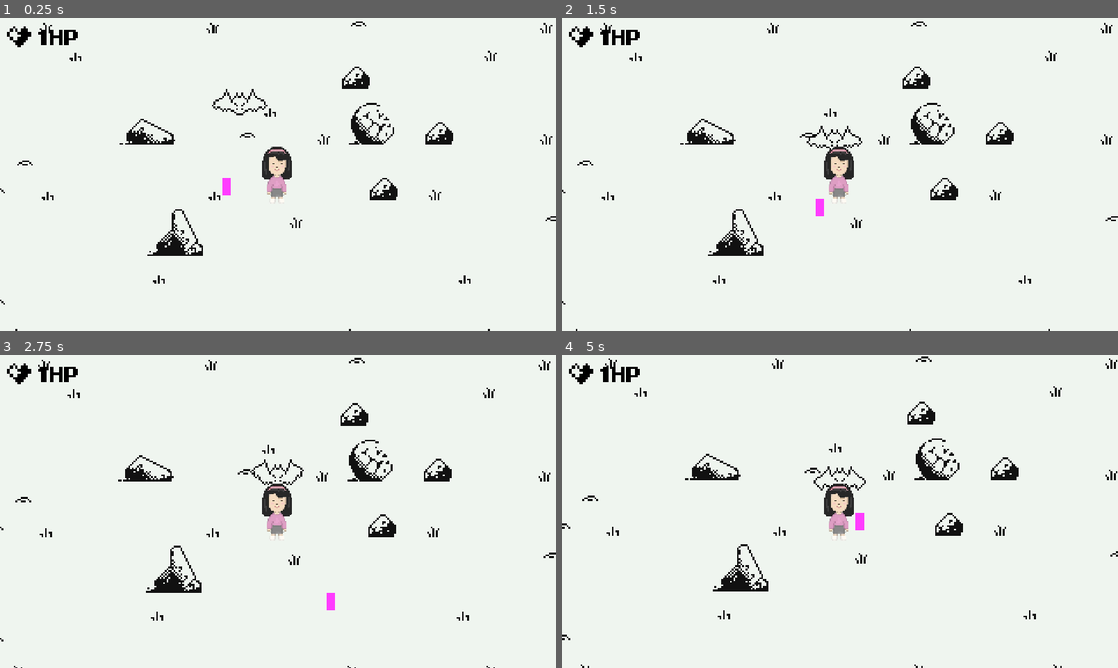
Above: before the commit, frames 1-4 (two rows, left to right).
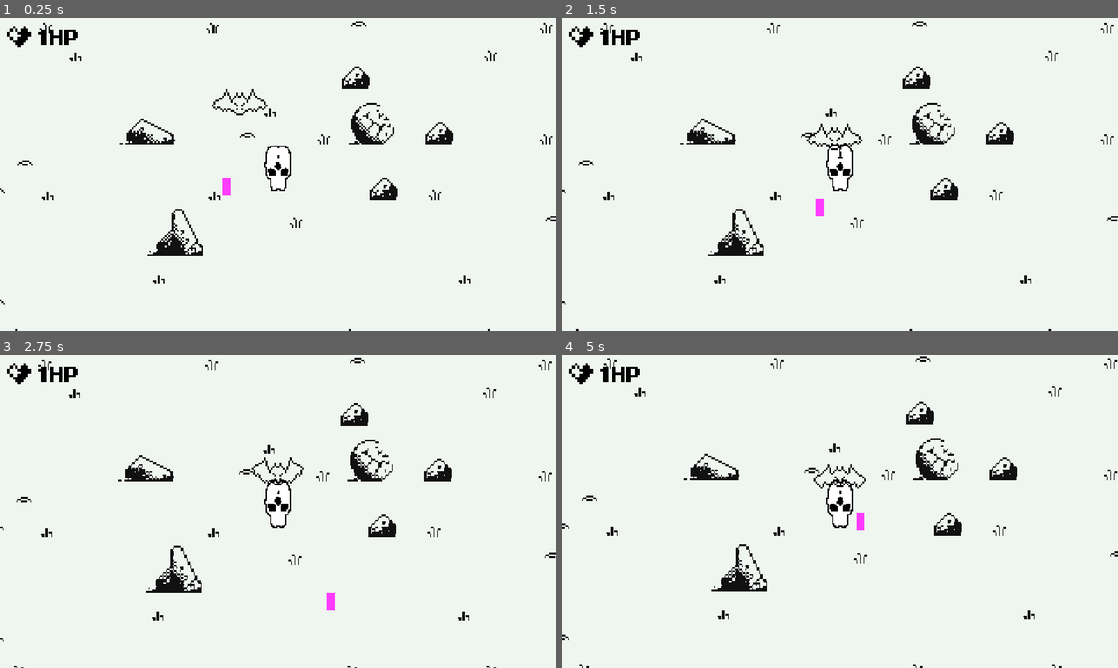
Above: after the commit, the same moments.

Repository: barssbekk/motherBaby
Game: Godot game, scene res://game.tscn
Same seed, same stepped clock (60 frames per second), same inputs: the game is played once before the commit and once after it.
Inputs:
- Up to frame 1 (0.25 s): no input
- Up to frame 2 (1.5 s): hold Right (arrow_right) 0.53-1.28 s; hold Down (arrow_down) from 1.28 s (still down)
- Up to frame 3 (2.75 s): release Down (arrow_down) at 2.03 s; hold Right (arrow_right) from 2.03 s (still down)
- Up to frame 4 (5 s): release Right (arrow_right) at 2.78 s; hold Up (arrow_up) 2.78-3.53 s; hold Left (arrow_left) from 3.53 s (still down)

The runs differ from the first frame. In frame 1, 0.7% of the frame differs, in the area x 47-53%, y 40-60%; in frame 2, 1.6%; in frame 3, 1.6%; in frame 4, 1.7%, in the area x 0-100%, y 0-100%.

Commit message:
animationUpdated
+animations for main character
+animation for bat

Diff:
--- a/game.tscn
+++ b/game.tscn
@@ -287,4 +287,5 @@
 [node name="UI" parent="." instance=ExtResource("4_vymbv")]
 
 [node name="Mob" parent="." instance=ExtResource("5_6v7r2")]
+z_index = 5
 position = Vector2(32, -100)
--- a/scenes/mob.tscn
+++ b/scenes/mob.tscn
@@ -10,6 +10,7 @@
 script = ExtResource("1_rurde")
 
 [node name="bat" parent="." instance=ExtResource("2_vlt1j")]
+z_index = 5
 
 [node name="CollisionShape2D" type="CollisionShape2D" parent="."]
 position = Vector2(0, -3)
--- a/scenes/player.tscn
+++ b/scenes/player.tscn
@@ -1,29 +1,263 @@
-[gd_scene load_steps=5 format=3 uid="uid://cpijbgtfhbkqm"]
-
-[ext_resource type="Texture2D" uid="uid://bocyrjso758nl" path="res://prototypeSprites/cute_pink_pixel_art_character-removebg-preview.png" id="1_cqi0y"]
+[gd_scene load_steps=38 format=3 uid="uid://cpijbgtfhbkqm"]
+
 [ext_resource type="Script" path="res://scripts/playerMovement.gd" id="1_oy3nk"]
+[ext_resource type="Texture2D" uid="uid://bq4g6h8yh20qp" path="res://assets/sprites/MotherIdleAnims.png" id="2_vcn84"]
+[ext_resource type="Texture2D" uid="uid://d4ea5agow1vd0" path="res://assets/sprites/MotherRunAnims.png" id="3_26h0w"]
+
+[sub_resource type="AtlasTexture" id="AtlasTexture_al74m"]
+atlas = ExtResource("2_vcn84")
+region = Rect2(0, 0, 64, 64)
+
+[sub_resource type="AtlasTexture" id="AtlasTexture_mk3mx"]
+atlas = ExtResource("2_vcn84")
+region = Rect2(64, 0, 64, 64)
+
+[sub_resource type="AtlasTexture" id="AtlasTexture_e4kdl"]
+atlas = ExtResource("2_vcn84")
+region = Rect2(128, 0, 64, 64)
+
+[sub_resource type="AtlasTexture" id="AtlasTexture_d6qcm"]
+atlas = ExtResource("2_vcn84")
+region = Rect2(192, 0, 64, 64)
+
+[sub_resource type="AtlasTexture" id="AtlasTexture_ox8ch"]
+atlas = ExtResource("2_vcn84")
+region = Rect2(256, 0, 64, 64)
+
+[sub_resource type="AtlasTexture" id="AtlasTexture_202ox"]
+atlas = ExtResource("2_vcn84")
+region = Rect2(320, 0, 64, 64)
+
+[sub_resource type="AtlasTexture" id="AtlasTexture_fhxmt"]
+atlas = ExtResource("2_vcn84")
+region = Rect2(384, 0, 64, 64)
+
+[sub_resource type="AtlasTexture" id="AtlasTexture_vt4kh"]
+atlas = ExtResource("2_vcn84")
+region = Rect2(448, 0, 64, 64)
+
+[sub_resource type="AtlasTexture" id="AtlasTexture_qbtls"]
+atlas = ExtResource("2_vcn84")
+region = Rect2(512, 0, 64, 64)
+
+[sub_resource type="AtlasTexture" id="AtlasTexture_3dj86"]
+atlas = ExtResource("2_vcn84")
+region = Rect2(576, 0, 64, 64)
+
+[sub_resource type="AtlasTexture" id="AtlasTexture_u0jno"]
+atlas = ExtResource("2_vcn84")
+region = Rect2(640, 0, 64, 64)
+
+[sub_resource type="AtlasTexture" id="AtlasTexture_cc1cl"]
+atlas = ExtResource("2_vcn84")
+region = Rect2(704, 0, 64, 64)
+
+[sub_resource type="AtlasTexture" id="AtlasTexture_se0cp"]
+atlas = ExtResource("2_vcn84")
+region = Rect2(768, 0, 64, 64)
+
+[sub_resource type="AtlasTexture" id="AtlasTexture_ovh3g"]
+atlas = ExtResource("2_vcn84")
+region = Rect2(832, 0, 64, 64)
+
+[sub_resource type="AtlasTexture" id="AtlasTexture_bkb0u"]
+atlas = ExtResource("2_vcn84")
+region = Rect2(896, 0, 64, 64)
+
+[sub_resource type="AtlasTexture" id="AtlasTexture_lusy2"]
+atlas = ExtResource("2_vcn84")
+region = Rect2(960, 0, 64, 64)
+
+[sub_resource type="AtlasTexture" id="AtlasTexture_i28wb"]
+atlas = ExtResource("2_vcn84")
+region = Rect2(1024, 0, 64, 64)
+
+[sub_resource type="AtlasTexture" id="AtlasTexture_aigyt"]
+atlas = ExtResource("2_vcn84")
+region = Rect2(1088, 0, 64, 64)
+
+[sub_resource type="AtlasTexture" id="AtlasTexture_2js5c"]
+atlas = ExtResource("2_vcn84")
+region = Rect2(1152, 0, 64, 64)
+
+[sub_resource type="AtlasTexture" id="AtlasTexture_drk16"]
+atlas = ExtResource("2_vcn84")
+region = Rect2(1216, 0, 64, 64)
+
+[sub_resource type="AtlasTexture" id="AtlasTexture_2u1nf"]
+atlas = ExtResource("3_26h0w")
+region = Rect2(0, 0, 64, 64)
+
+[sub_resource type="AtlasTexture" id="AtlasTexture_36inj"]
+atlas = ExtResource("3_26h0w")
+region = Rect2(64, 0, 64, 64)
+
+[sub_resource type="AtlasTexture" id="AtlasTexture_idkgk"]
+atlas = ExtResource("3_26h0w")
+region = Rect2(128, 0, 64, 64)
+
+[sub_resource type="AtlasTexture" id="AtlasTexture_5no8g"]
+atlas = ExtResource("3_26h0w")
+region = Rect2(192, 0, 64, 64)
+
+[sub_resource type="AtlasTexture" id="AtlasTexture_nhry3"]
+atlas = ExtResource("3_26h0w")
+region = Rect2(256, 0, 64, 64)
+
+[sub_resource type="AtlasTexture" id="AtlasTexture_tkhwh"]
+atlas = ExtResource("3_26h0w")
+region = Rect2(320, 0, 64, 64)
+
+[sub_resource type="AtlasTexture" id="AtlasTexture_mgii2"]
+atlas = ExtResource("3_26h0w")
+region = Rect2(384, 0, 64, 64)
+
+[sub_resource type="AtlasTexture" id="AtlasTexture_v7fb4"]
+atlas = ExtResource("3_26h0w")
+region = Rect2(448, 0, 64, 64)
+
+[sub_resource type="AtlasTexture" id="AtlasTexture_e2b7y"]
+atlas = ExtResource("3_26h0w")
+region = Rect2(512, 0, 64, 64)
+
+[sub_resource type="AtlasTexture" id="AtlasTexture_cpoy4"]
+atlas = ExtResource("3_26h0w")
+region = Rect2(576, 0, 64, 64)
+
+[sub_resource type="AtlasTexture" id="AtlasTexture_06a5j"]
+atlas = ExtResource("3_26h0w")
+region = Rect2(640, 0, 64, 64)
+
+[sub_resource type="AtlasTexture" id="AtlasTexture_iu4lf"]
+atlas = ExtResource("3_26h0w")
+region = Rect2(704, 0, 64, 64)
 
 [sub_resource type="SpriteFrames" id="SpriteFrames_gklh0"]
+animations = [{
+"frames": [{
+"duration": 1.0,
+"texture": SubResource("AtlasTexture_al74m")
+}, {
+"duration": 1.0,
+"texture": SubResource("AtlasTexture_mk3mx")
+}, {
+"duration": 1.0,
+"texture": SubResource("AtlasTexture_e4kdl")
+}, {
+"duration": 1.0,
+"texture": SubResource("AtlasTexture_d6qcm")
+}, {
+"duration": 1.0,
+"texture": SubResource("AtlasTexture_ox8ch")
+}, {
+"duration": 1.0,
+"texture": SubResource("AtlasTexture_202ox")
+}, {
+"duration": 1.0,
+"texture": SubResource("AtlasTexture_fhxmt")
+}, {
+"duration": 1.0,
+"texture": SubResource("AtlasTexture_vt4kh")
+}, {
+"duration": 1.0,
+"texture": SubResource("AtlasTexture_qbtls")
+}, {
+"duration": 1.0,
+"texture": SubResource("AtlasTexture_3dj86")
+}, {
+"duration": 1.0,
+"texture": SubResource("AtlasTexture_u0jno")
+}, {
+"duration": 1.0,
+"texture": SubResource("AtlasTexture_cc1cl")
+}, {
+"duration": 1.0,
+"texture": SubResource("AtlasTexture_se0cp")
+}, {
+"duration": 1.0,
+"texture": SubResource("AtlasTexture_ovh3g")
+}, {
+"duration": 1.0,
+"texture": SubResource("AtlasTexture_bkb0u")
+}, {
+"duration": 1.0,
+"texture": SubResource("AtlasTexture_lusy2")
+}, {
+"duration": 1.0,
+"texture": SubResource("AtlasTexture_i28wb")
+}, {
+"duration": 1.0,
+"texture": SubResource("AtlasTexture_aigyt")
+}, {
+"duration": 1.0,
+"texture": SubResource("AtlasTexture_2js5c")
+}, {
+"duration": 1.0,
+"texture": SubResource("AtlasTexture_drk16")
+}],
+"loop": true,
+"name": &"idle",
+"speed": 10.0
+}, {
+"frames": [{
+"duration": 1.0,
+"texture": SubResource("AtlasTexture_2u1nf")
+}, {
+"duration": 1.0,
+"texture": SubResource("AtlasTexture_36inj")
+}, {
+"duration": 1.0,
+"texture": SubResource("AtlasTexture_idkgk")
+}, {
+"duration": 1.0,
+"texture": SubResource("AtlasTexture_5no8g")
+}, {
+"duration": 1.0,
+"texture": SubResource("AtlasTexture_nhry3")
+}, {
+"duration": 1.0,
+"texture": SubResource("AtlasTexture_tkhwh")
+}, {
+"duration": 1.0,
+"texture": SubResource("AtlasTexture_mgii2")
+}, {
+"duration": 1.0,
+"texture": SubResource("AtlasTexture_v7fb4")
+}, {
+"duration": 1.0,
+"texture": SubResource("AtlasTexture_e2b7y")
+}, {
+"duration": 1.0,
+"texture": SubResource("AtlasTexture_cpoy4")
+}, {
+"duration": 1.0,
+"texture": SubResource("AtlasTexture_06a5j")
+}, {
+"duration": 1.0,
+"texture": SubResource("AtlasTexture_iu4lf")
+}],
+"loop": true,
+"name": &"run",
+"speed": 25.0
+}]
 
 [sub_resource type="CapsuleShape2D" id="CapsuleShape2D_8br6c"]
 radius = 9.0
-height = 32.0
+height = 26.0
 
 [node name="Player" type="CharacterBody2D"]
+z_index = 4
 motion_mode = 1
 script = ExtResource("1_oy3nk")
 
 [node name="AnimatedSprite2D" type="AnimatedSprite2D" parent="."]
-position = Vector2(-1, 2)
+z_index = 5
+position = Vector2(0, -1)
+scale = Vector2(0.755371, 0.755371)
 sprite_frames = SubResource("SpriteFrames_gklh0")
-
-[node name="mamaSprite" type="Sprite2D" parent="."]
-unique_name_in_owner = true
-z_index = 3
-position = Vector2(-0.249998, 0.750004)
-scale = Vector2(0.087, 0.087)
-texture = ExtResource("1_cqi0y")
+animation = &"idle"
+autoplay = "idle"
 
 [node name="CollisionShape2D" type="CollisionShape2D" parent="."]
-position = Vector2(-0.25, 0.750002)
+position = Vector2(0, -3)
 shape = SubResource("CapsuleShape2D_8br6c")
--- a/scripts/playerMovement.gd
+++ b/scripts/playerMovement.gd
@@ -1,7 +1,6 @@
 extends CharacterBody2D
 
-
-@export var movement_speed : float = 50
+@export var movement_speed : float = 70
 
 var character_direction : Vector2
 
@@ -10,18 +9,19 @@
 	character_direction.y = Input.get_axis("move_up", "move_down")
 
 	# Flip
-	if (character_direction.x > 0) :
-		#%mamaSprite.flip_h = false
-		pass
+	if (character_direction.x > 0):
+		$AnimatedSprite2D.flip_h = false
 	elif (character_direction.x < 0):
-		#%mamaSprite.flip_h = true
-		pass
+		$AnimatedSprite2D.flip_h = true
 
+	# Set animation and movement
 	if character_direction.length() > 0:
 		velocity = character_direction.normalized() * movement_speed
-		#if %mamaSprite.animation != "Walking": %mamaSprite.animation = "Walking"
+		if $AnimatedSprite2D.animation != "run":
+			$AnimatedSprite2D.animation = "run"
 	else:
 		velocity = Vector2.ZERO
-		#if %mamaSprite.animation != "Idle": %mamaSprite.animation = "Idle"
+		if $AnimatedSprite2D.animation != "idle":
+			$AnimatedSprite2D.animation = "idle"
 
 	move_and_slide()
Binary file added: assets/sprites/MotherBirthAnims.png
Not shown, added: assets/sprites/MotherBirthAnims.png.import
Binary file added: assets/sprites/MotherIdleAnims.png
Not shown, added: assets/sprites/MotherIdleAnims.png.import
Binary file added: assets/sprites/MotherRunAnims.png
Not shown, added: assets/sprites/MotherRunAnims.png.import
Binary file added: assets/sprites/MotherWalkAnims.png
Not shown, added: assets/sprites/MotherWalkAnims.png.import
